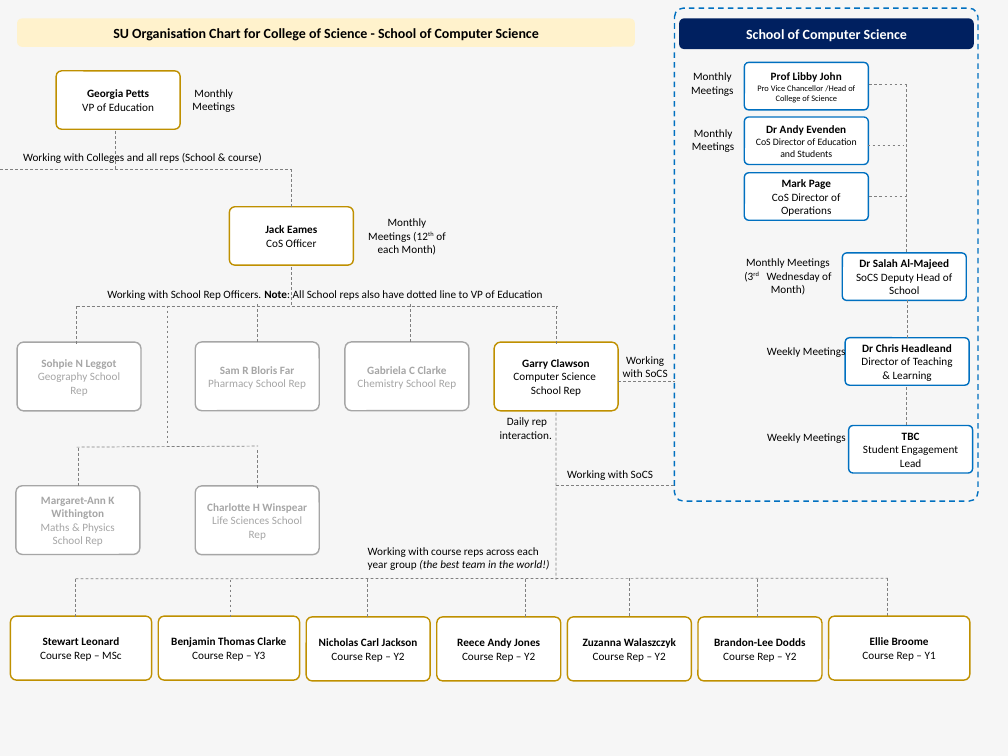
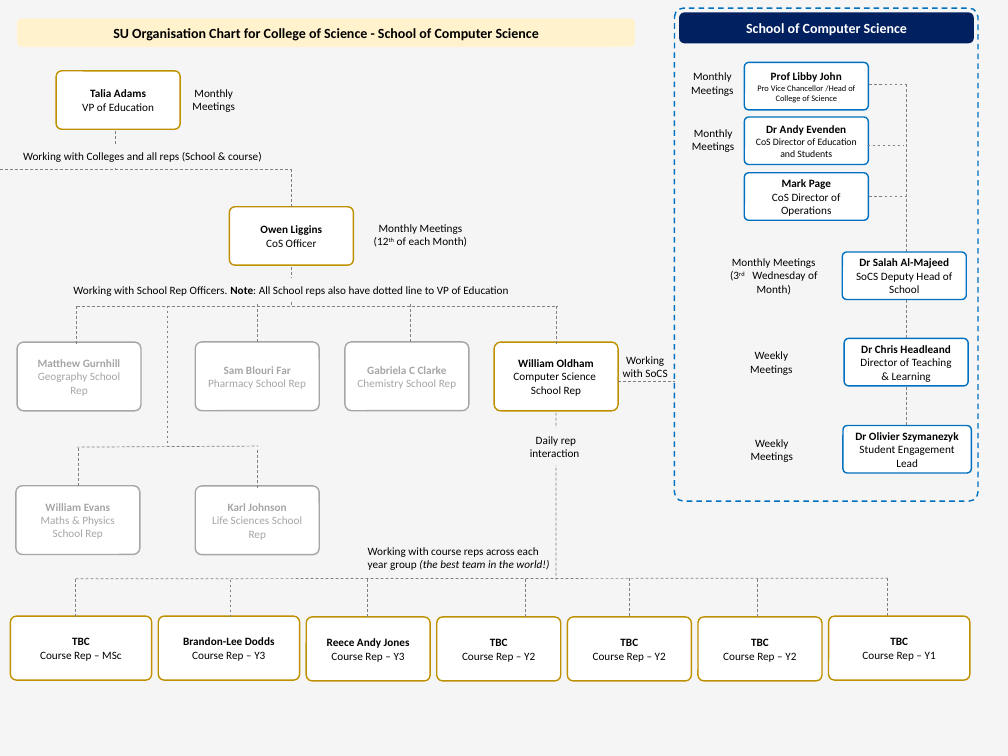
Before and after one commit to socsreps/socsreps.github.io, a slide deck: slide 1 of assets/SoCS SU Organisation Chart - Editable.pptx. Drawn at 1008x756 pixels with LibreOffice and Linux fonts; fonts in the diff are those of the drawing. Boxes give left, top, right and bottom in pixels: in the first picture for what was removed or moved away, otherwise in the second. Text is boxed around its words. In the diff, an @@ line names an element or a change of style, - is before the commit and + after.

```diff
--- a/assets/SoCS SU Organisation Chart - Editable.pptx
+++ b/assets/SoCS SU Organisation Chart - Editable.pptx
@@ background #FFFFFF to #F5F5F5 @@
@@ rectangle removed at <box>0,0,1008,756</box> @@
@@ rounded rectangle "School of Computer Science": place and size @@
-rounded rectangle "School of Computer Science" at <box>679,18,974,49</box>
+rounded rectangle "School of Computer Science" at <box>679,12,974,43</box>
@@ text in rounded rectangle at <box>90,89,146,97</box>: text changed @@
-Georgia Petts
+Talia Adams
@@ text in rounded rectangle at <box>260,225,322,235</box>: text changed @@
-Jack Eames
+Owen Liggins
@@ text "Monthly Meetings (12th of each ..." rewrapped from <box>368,218,445,255</box> to <box>379,224,467,247</box> @@
@@ text "Monthly Meetings (3rd Wednesday of ...": place and size @@
-text "Monthly Meetings (3rd Wednesday of ..." at <box>746,258,831,295</box>
+text "Monthly Meetings (3rd Wednesday of ..." at <box>732,258,817,295</box>
@@ text "Working with School Rep Officers. ...": place and size @@
-text "Working with School Rep Officers. ..." at <box>107,290,542,300</box>
+text "Working with School Rep Officers. ..." at <box>73,286,508,296</box>
@@ text "Working with School Rep Officers. ..." at <box>73,286,508,296</box>: alignment left to centre @@
@@ text in rounded rectangle at <box>38,359,120,367</box>: text changed @@
-Sohpie N Leggot
+Matthew Gurnhill
@@ text in rounded rectangle at <box>518,359,594,367</box>: text changed @@
-Garry Clawson
+William Oldham
@@ text "Weekly Meetings" rewrapped from <box>767,346,846,359</box> to <box>750,351,793,375</box> @@
@@ text in rounded rectangle at <box>224,366,290,374</box>: text changed @@
-Sam R Bloris Far
+Sam Blouri Far
@@ text at <box>530,436,579,457</box>: text changed @@
-Daily rep interaction.
+Daily rep interaction
@@ text "Weekly Meetings" rewrapped from <box>767,433,846,443</box> to <box>751,439,794,462</box> @@
@@ rounded rectangle "Dr Olivier Szymanezyk": place and size @@
-rounded rectangle "Dr Olivier Szymanezyk" at <box>849,425,973,473</box>
+rounded rectangle "Dr Olivier Szymanezyk" at <box>843,425,971,473</box>
@@ text in rounded rectangle at <box>855,432,958,442</box>: text changed @@
-TBC
+Dr Olivier Szymanezyk
@@ text removed at <box>567,470,653,480</box> @@
-Working with SoCS
@@ text in rounded rectangle at <box>45,503,110,511</box>: text changed @@
-Margaret-Ann K Withington
+William Evans
@@ text in rounded rectangle at <box>228,503,286,511</box>: text changed @@
-Charlotte H Winspear
+Karl Johnson
@@ line removed from (556, 486) to (675, 486) @@
@@ text in rounded rectangle at <box>72,637,90,645</box>: text changed @@
-Stewart Leonard
+TBC
@@ text in rounded rectangle at <box>183,637,275,645</box>: text changed @@
-Benjamin Thomas Clarke
+Brandon-Lee Dodds
@@ text in rounded rectangle at <box>327,638,410,662</box>: text changed @@
-Nicholas Carl Jackson
-Course Rep – Y2
+Reece Andy Jones
+Course Rep – Y3
@@ text in rounded rectangle at <box>490,638,508,646</box>: text changed @@
-Reece Andy Jones
+TBC
@@ text in rounded rectangle at <box>620,638,638,646</box>: text changed @@
-Zuzanna Walaszczyk
+TBC
@@ text in rounded rectangle at <box>751,638,769,646</box>: text changed @@
-Brandon-Lee Dodds
+TBC
@@ text in rounded rectangle at <box>890,637,908,645</box>: text changed @@
-Ellie Broome
+TBC
```
Also in this commit, not shown: 2 other files.
